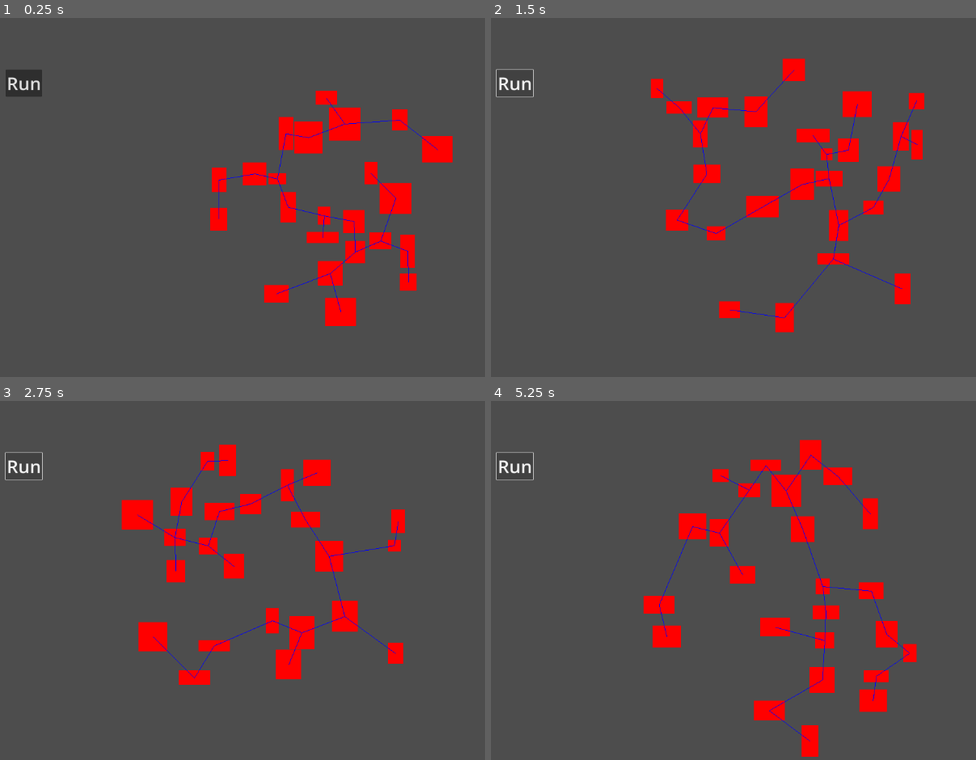
Above: before the commit, frames 1-4 (two rows, left to right).
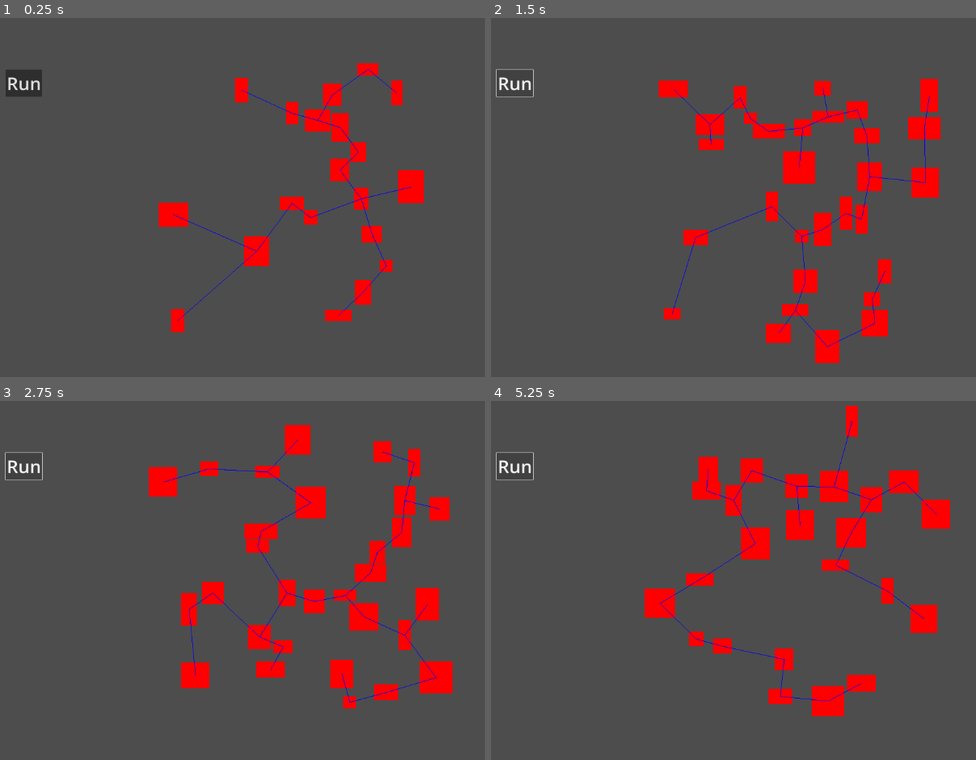
Above: after the commit, the same moments.

Repository: akeresztesgh/godot-proc-gen-rooms
Game: Godot game, scene res://demo_rect2.tscn
Same seed, same stepped clock (60 frames per second), same inputs: the game is played once before the commit and once after it. The project has no main scene, so this scene is started directly.
Inputs:
- Up to frame 1 (0.25 s): no input
- Up to frame 2 (1.5 s): click "Run" at 0.5 s; click "Run" at 1.25 s
- Up to frame 3 (2.75 s): click "Run" at 2 s
- Up to frame 4 (5.25 s): tap Enter at 2.75, 4.25 s; tap Space at 3.5, 5 s

The runs differ from the first frame. In frame 1, 9.9% of the frame differs, in the area x 32-94%, y 12-88%; in frame 2, 13%; in frame 3, 15%, in the area x 25-94%, y 6-86%; in frame 4, 13%.

Commit message:
change scene names

Diff:
--- a/random-room-demo/demo_rect2.tscn
+++ b/random-room-demo/demo_rect2.tscn
@@ -2,7 +2,7 @@
 
 [ext_resource type="Script" uid="uid://c1ina1batywam" path="res://demo_rect2.gd" id="1_pjyfq"]
 
-[node name="Demo2" type="Node2D"]
+[node name="DemoRect2" type="Node2D"]
 script = ExtResource("1_pjyfq")
 
 [node name="Camera2D" type="Camera2D" parent="."]
--- a/random-room-demo/demo_rigid_body.tscn
+++ b/random-room-demo/demo_rigid_body.tscn
@@ -2,7 +2,7 @@
 
 [ext_resource type="Script" uid="uid://c3bg8qvuqcg23" path="res://demo_rigid_body.gd" id="1_qewoa"]
 
-[node name="Demo1" type="Node2D"]
+[node name="DemoRigid" type="Node2D"]
 script = ExtResource("1_qewoa")
 
 [node name="Camera2D" type="Camera2D" parent="."]
